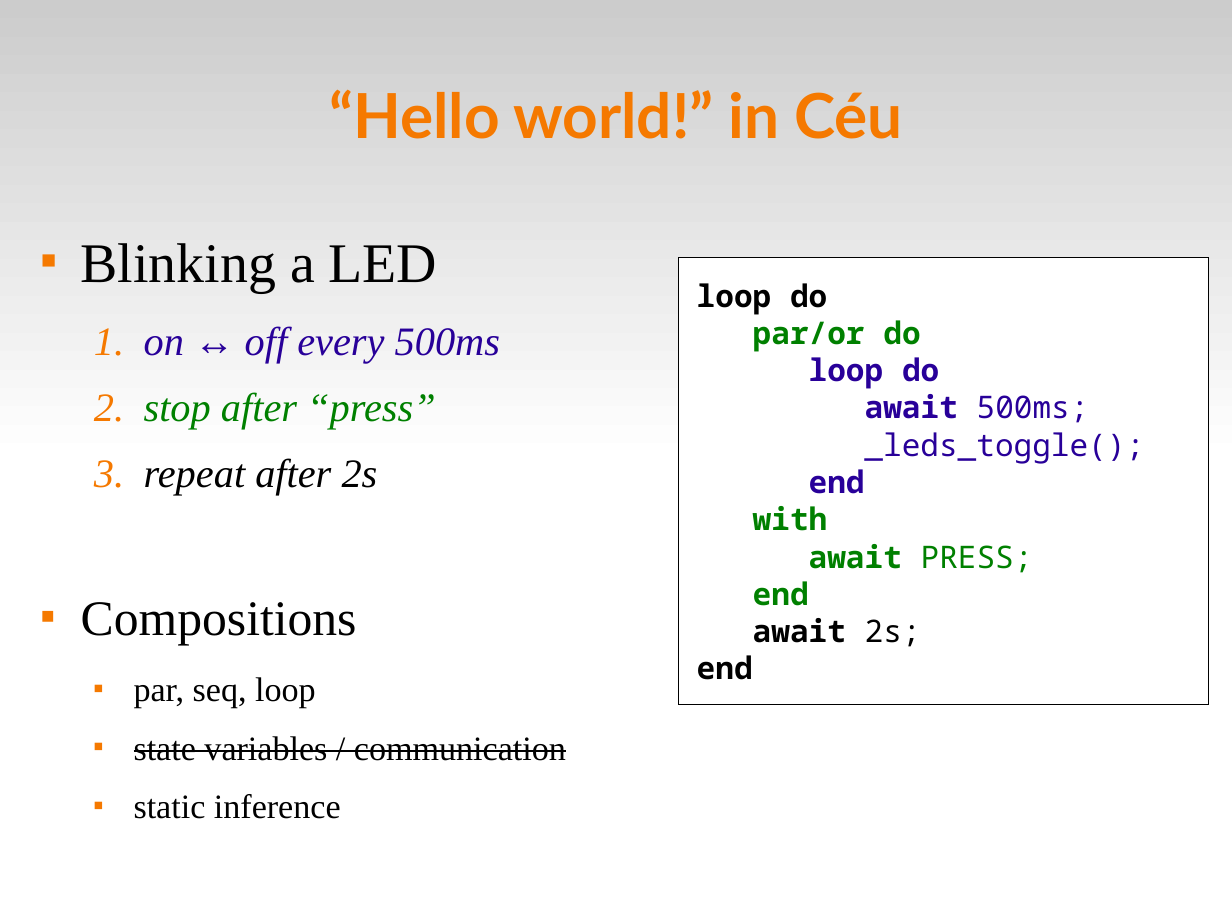
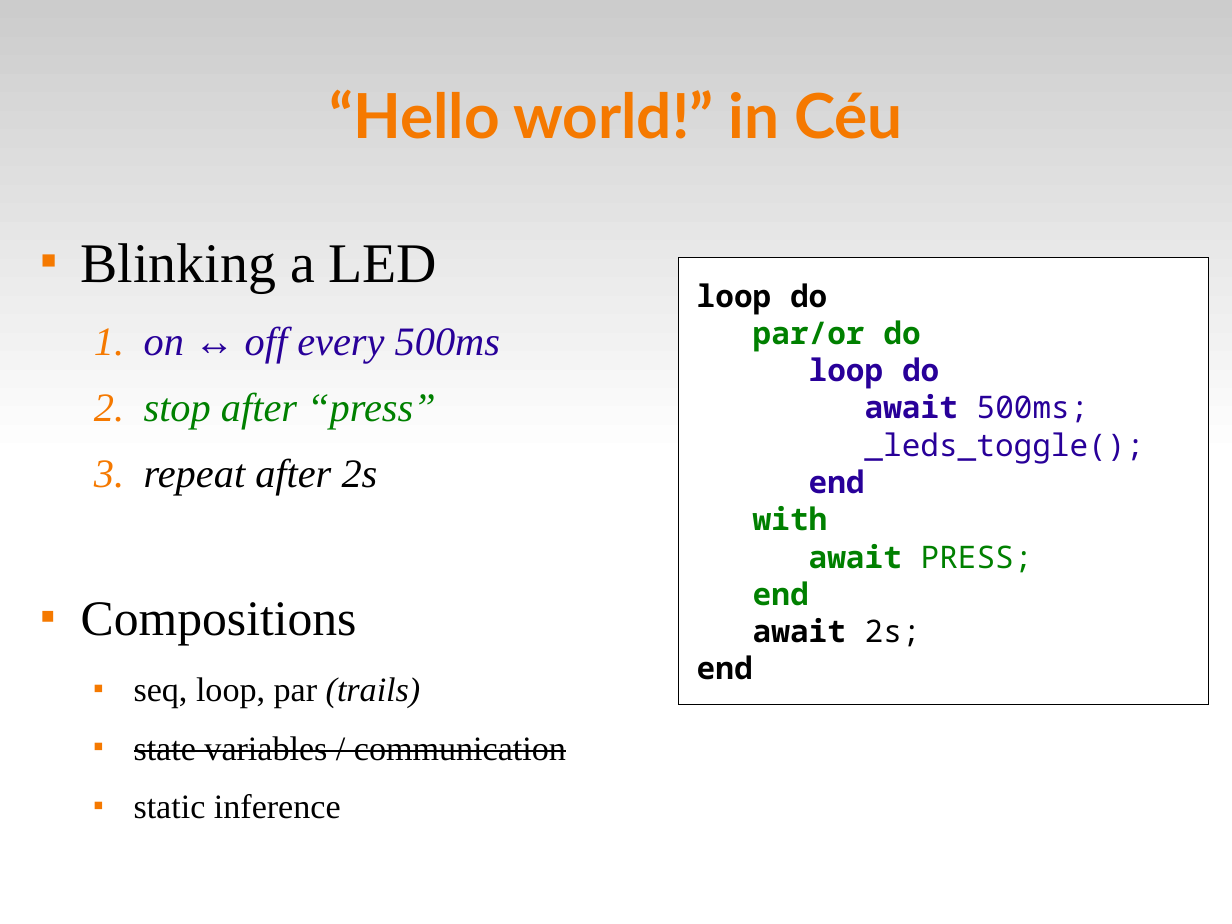
Before and after one commit to fsantanna-no/ceu-docs, a slide deck: slide 4 of ceu_stl.odp. Drawn at 1232x924 pixels with LibreOffice and Linux fonts; fonts in the diff are those of the drawing. Boxes give left, top, right and bottom in pixels: in the first picture for what was removed or moved away, otherwise in the second. Text is boxed around its words. In the diff, an @@ line names an element or a change of style, - is before the commit and + after.

```diff
--- a/ceu_stl.odp
+++ b/ceu_stl.odp
@@ text at (x1=134, y1=677, x2=421, y2=708): text changed @@
-  ■ par, seq, loop
+  ■ seq, loop, par (trails)
```
Also in this commit, not shown: 2 other slides changed, 3 other files.
